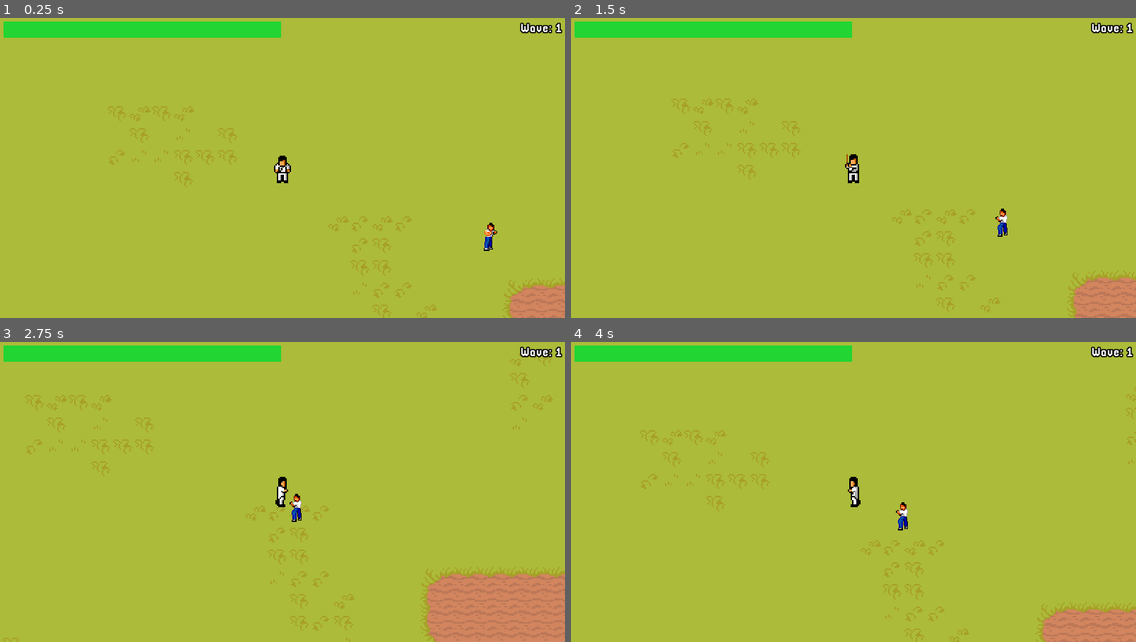
Above: before the commit, frames 1-4 (two rows, left to right).
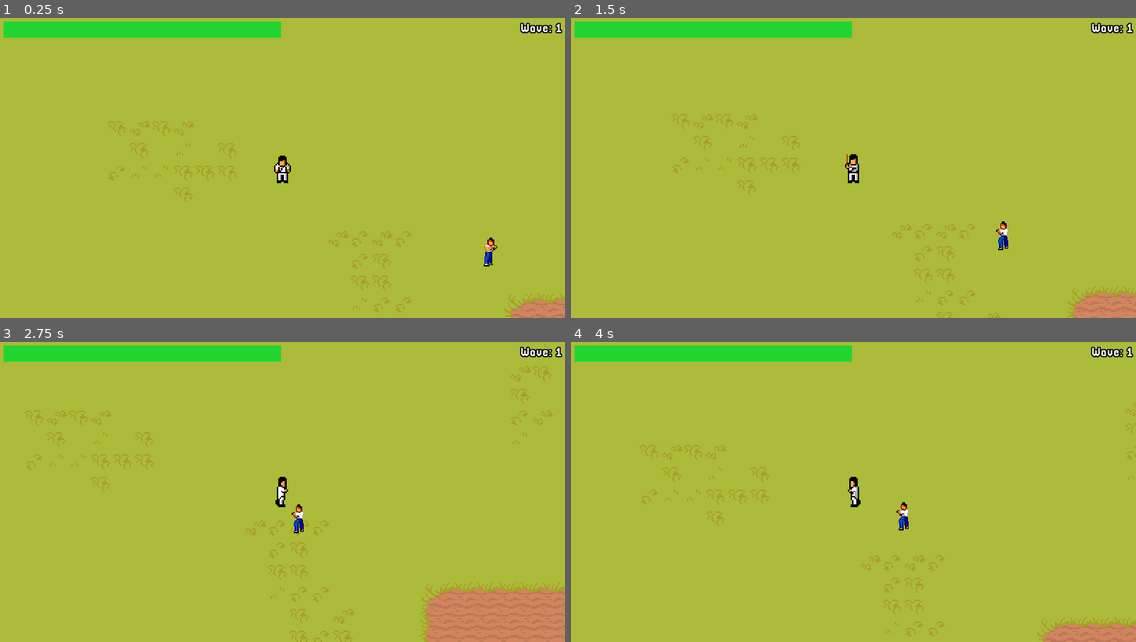
Above: after the commit, the same moments.

Repository: MysteryCoder456/KungFitGame
Game: Godot game, scene res://src/scenes/World.tscn
Same seed, same stepped clock (60 frames per second), same inputs: the game is played once before the commit and once after it.
Inputs (mouse positions are in pixels of both pictures, inside the frame that each line leads up to):
- Up to frame 1 (0.25 s): no input
- Up to frame 2 (1.5 s): move the mouse to (977, 153) at 0.52 s; hold D (move_right) 0.53-1.28 s; hold P (kick_attack) 0.53-1.28 s; click (977, 153) at 0.67 s; move the mouse to (740, 183) at 1.27 s; hold S (move_down) from 1.28 s (still down); tap O (stick_attack) at 1.35 s
- Up to frame 3 (2.75 s): move the mouse to (339, 426) at 2.02 s; release S (move_down) at 2.03 s; hold D (move_right) from 2.03 s (still down); hold P (kick_attack) from 2.03 s (still down)
- Up to frame 4 (4 s): move the mouse to (825, 552) at 2.77 s; release D (move_right) at 2.78 s; release P (kick_attack) at 2.78 s; hold W (move_up) 2.78-3.53 s; tap O (stick_attack) at 2.85 s; click (825, 552) at 2.92 s; move the mouse to (1023, 537) at 3.52 s; hold A (move_left) from 3.53 s (still down); hold P (kick_attack) from 3.53 s (still down)

The runs differ from the first frame. In frame 1, 2.6% of the frame differs, in the area x 19-100%, y 29-100%; in frame 2, 2.8%; in frame 3, 4.3%, in the area x 0-100%, y 0-100%; in frame 4, 3.0%.

Commit message:
fixed ysort

Diff:
--- a/FitnessGame/src/scenes/World.tscn
+++ b/FitnessGame/src/scenes/World.tscn
@@ -17,16 +17,17 @@
 format = 1
 tile_data = PoolIntArray( -786450, 1, 0, -786449, 1, 0, -786448, 1, 0, -786447, 1, 0, -786446, 1, 0, -786445, 1, 0, -78 …(39188 unchanged characters)…
 
-[node name="Foreground" type="TileMap" parent="."]
+[node name="Entities" type="YSort" parent="."]
+
+[node name="Foreground" type="TileMap" parent="Entities"]
 tile_set = ExtResource( 2 )
 cell_size = Vector2( 16, 16 )
+cell_tile_origin = 1
+cell_y_sort = true
 format = 1
 tile_data = PoolIntArray( 589829, 5, 0, 589840, 3, 0, 655379, 3, 0 )
 
-[node name="Actors" type="YSort" parent="."]
-
-[node name="KungFuMan" parent="Actors" instance=ExtResource( 1 )]
-position = Vector2( 0, 0 )
+[node name="KungFuMan" parent="Entities" instance=ExtResource( 1 )]
 
 [node name="NavUpdateTimer" type="Timer" parent="."]
 wait_time = 0.4
--- a/FitnessGame/src/scripts/World.gd
+++ b/FitnessGame/src/scripts/World.gd
@@ -3,15 +3,15 @@
 const ENEMY_SCENE = preload("res://src/actors/Enemy.tscn")
 
 onready var nav = $Navigation2D
-onready var actors = $Actors
-onready var player = $Actors/KungFuMan
+onready var entities = $Entities
+onready var player = $Entities/KungFuMan
 
 
 func _ready():
 	# TODO: Add wave system
 	var new_enemy = ENEMY_SCENE.instance()
 	new_enemy.init(player, nav)
-	actors.add_child(new_enemy)
+	entities.add_child(new_enemy)
 	new_enemy.position = Vector2(150, 50)
 
 
